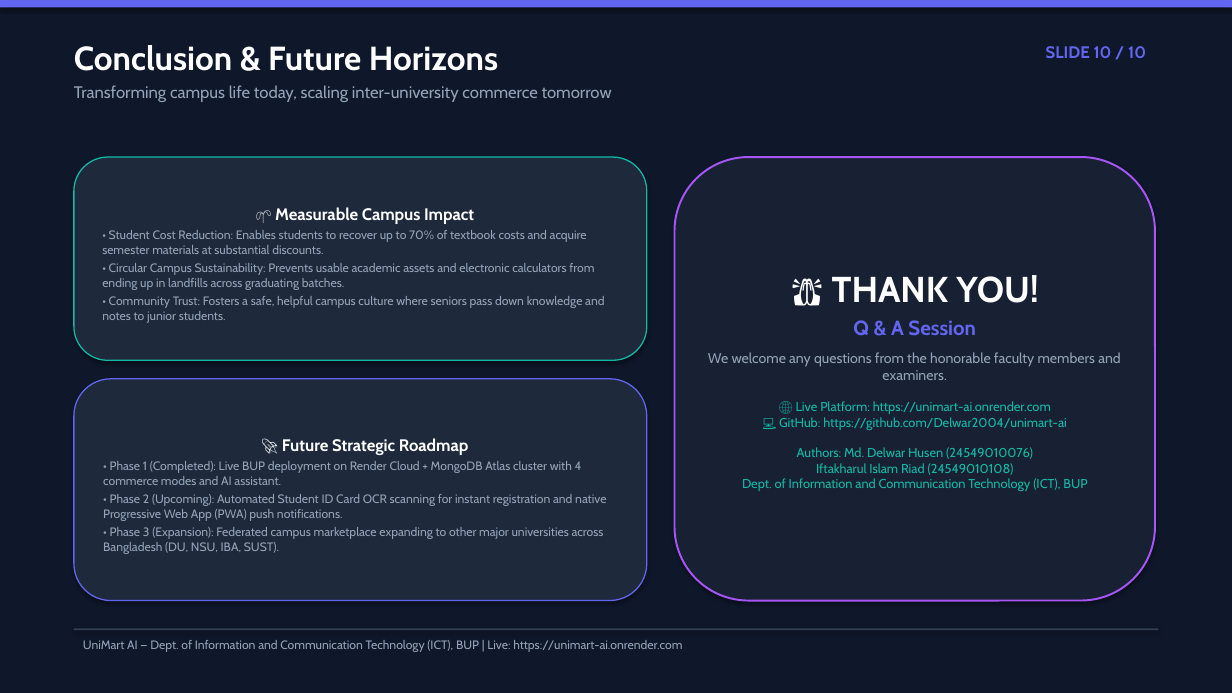
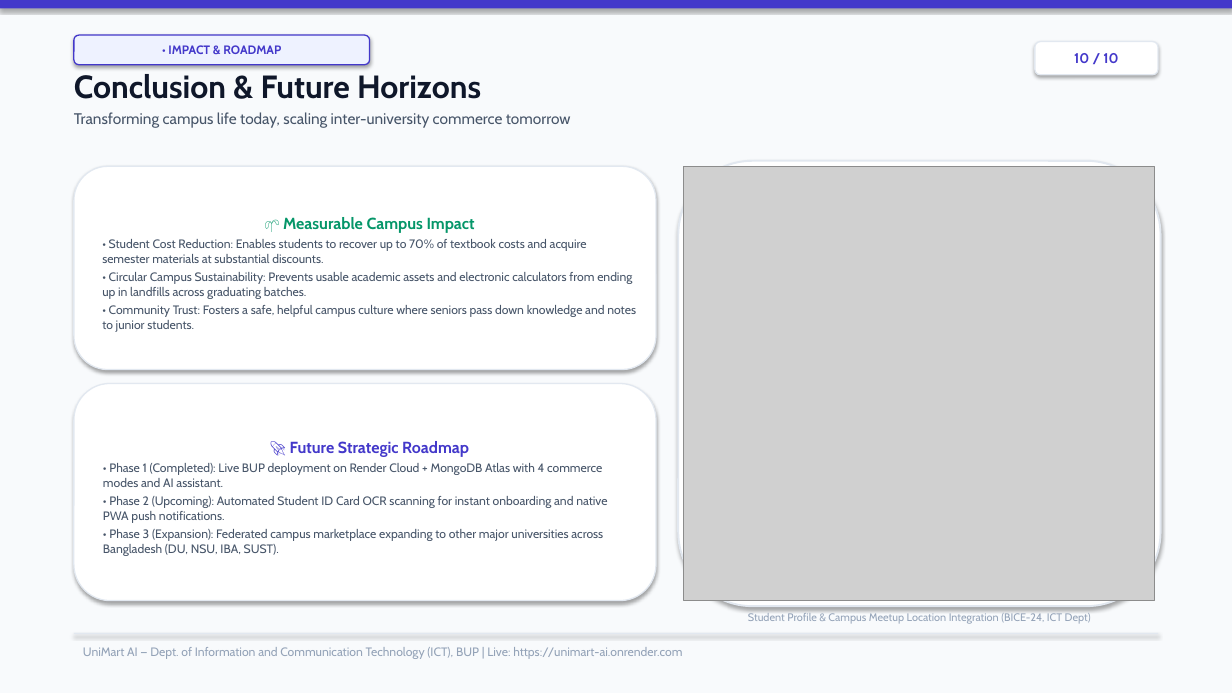
Before and after one commit to Delwar2004/unimart-ai, a slide deck: slide 10 of UniMart_AI_Defense_Presentation.pptx. Drawn at 1232x693 pixels with LibreOffice and Linux fonts; fonts in the diff are those of the drawing; grey boxes stand for pictures. Boxes give left, top, right and bottom in pixels: in the first picture for what was removed or moved away, otherwise in the second. Text is boxed around its words. In the diff, an @@ line names an element or a change of style, - is before the commit and + after.

Commit message:
Create MIT-grade professional white presentation with embedded real screenshots and ICT dept branding

```diff
--- a/UniMart_AI_Defense_Presentation.pptx
+++ b/UniMart_AI_Defense_Presentation.pptx
@@ rectangle at box(0, 0, 1232, 693): fill #0F172A to #F8FAFC @@
@@ rectangle at box(0, 0, 1232, 8): fill #6366F1 to #4338CA @@
@@ rounded rectangle added at box(74, 35, 370, 65), fill #EEF2FF, outline #4338CA 1 pt, 9.5 pt, text #4338CA, bold @@
+• IMPACT & ROADMAP
@@ rounded rectangle "10 / 10": place and size @@
-rounded rectangle "10 / 10" at box(1046, 46, 1146, 59)
+rounded rectangle "10 / 10" at box(1035, 42, 1158, 75)
@@ rounded rectangle "10 / 10" at box(1035, 42, 1158, 75): vertical alignment top to middle; fill none to #FFFFFF; outline none to #E2E8F0 1 pt; shadow on @@
@@ text in rounded rectangle at box(1074, 53, 1118, 63): text changed; size 13 to 11 pt; text colour #6366F1 to #4338CA @@
-SLIDE 10 / 10
+10 / 10
@@ text "Conclusion & Future Horizons": place and size @@
-text "Conclusion & Future Horizons" at box(74, 45, 612, 102)
+text "Conclusion & Future Horizons" at box(74, 74, 571, 128)
@@ text "Conclusion & Future Horizons" at box(74, 74, 571, 128): size 26 to 25 pt, text colour #FFFFFF to #0F172A in "Conclusion & Future Horizons"; size 13 to 12 pt, text colour #94A3B8 to #475569 in "Transforming campus life today, scaling inter-university com ..."; less space between paragraphs @@
@@ rounded rectangle "🌱 Measurable Campus Impact": place and size @@
-rounded rectangle "🌱 Measurable Campus Impact" at box(74, 157, 647, 360)
+rounded rectangle "🌱 Measurable Campus Impact" at box(74, 166, 656, 370)
@@ rounded rectangle "🌱 Measurable Campus Impact" at box(74, 166, 656, 370): size 13 to 12.5 pt, text colour #FFFFFF to #059669 in "🌱 Measurable Campus Impact"; text colour #94A3B8 to #475569; fill #1E293B to #FFFFFF; outline #14B8A6 1 pt to #E2E8F0 1 pt @@
@@ rounded rectangle: place and size @@
-rounded rectangle at box(675, 157, 1155, 601)
+rounded rectangle at box(678, 161, 1161, 606)
@@ rounded rectangle at box(678, 161, 1161, 606): fill #182134 to #FFFFFF; outline #A855F7 1.5 pt to #E2E8F0 1.5 pt @@
@@ picture added at box(684, 166, 1155, 601) @@
@@ text in rounded rectangle at box(708, 275, 1121, 491): text removed @@
-🙏 THANK YOU!
-Q & A Session
-We welcome any questions from the honorable faculty members and examiners.
-🌐 Live Platform: https://unimart-ai.onrender.com
-💻 GitHub: https://github.com/Delwar2004/unimart-ai
-Authors: Md. Delwar Husen (24549010076)
-Iftakharul Islam Riad (24549010108)
-Dept. of Information and Communication Technology (ICT), BUP
@@ rounded rectangle "🚀 Future Strategic Roadmap": place and size @@
-rounded rectangle "🚀 Future Strategic Roadmap" at box(74, 379, 647, 601)
+rounded rectangle "🚀 Future Strategic Roadmap" at box(74, 384, 656, 601)
@@ rounded rectangle "🚀 Future Strategic Roadmap" at box(74, 384, 656, 601): fill #1E293B to #FFFFFF; outline #6366F1 1 pt to #E2E8F0 1 pt @@
@@ text in rounded rectangle at box(103, 441, 603, 556): size 13 to 12.5 pt, text colour #FFFFFF to #4338CA in "🚀 Future Strategic Roadmap"; text colour #94A3B8 to #475569 in "• Phase 3 (Expansion): Federated campus marketplace ..." @@
@@ text in rounded rectangle at box(103, 463, 607, 523): text changed; text colour #94A3B8 to #475569 @@
-• Phase 1 (Completed): Live BUP deployment on Render Cloud + MongoDB Atlas cluster with 4 commerce modes and AI assistant.
-• Phase 2 (Upcoming): Automated Student ID Card OCR scanning for instant registration and native Progressive Web App (PWA) push notifications.
+• Phase 1 (Completed): Live BUP deployment on Render Cloud + MongoDB Atlas with 4 commerce modes and AI assistant.
+• Phase 2 (Upcoming): Automated Student ID Card OCR scanning for instant onboarding and native PWA push notifications.
@@ text added at box(748, 613, 1091, 624), 8.5 pt, text #94A3B8 @@
+Student Profile & Campus Meetup Location Integration (BICE-24, ICT Dept)
@@ text "UniMart AI — Dept. of ...": place and size @@
-text "UniMart AI — Dept. of ..." at box(83, 640, 682, 652)
+text "UniMart AI — Dept. of ..." at box(83, 647, 682, 659)
@@ rectangle: place and size @@
-rectangle at box(74, 628, 1158, 630)
+rectangle at box(74, 633, 1158, 634)
@@ rectangle at box(74, 633, 1158, 634): fill #334155 to #E2E8F0 @@
```
Also in this commit, not shown: 9 other slides changed, 11 other files.
